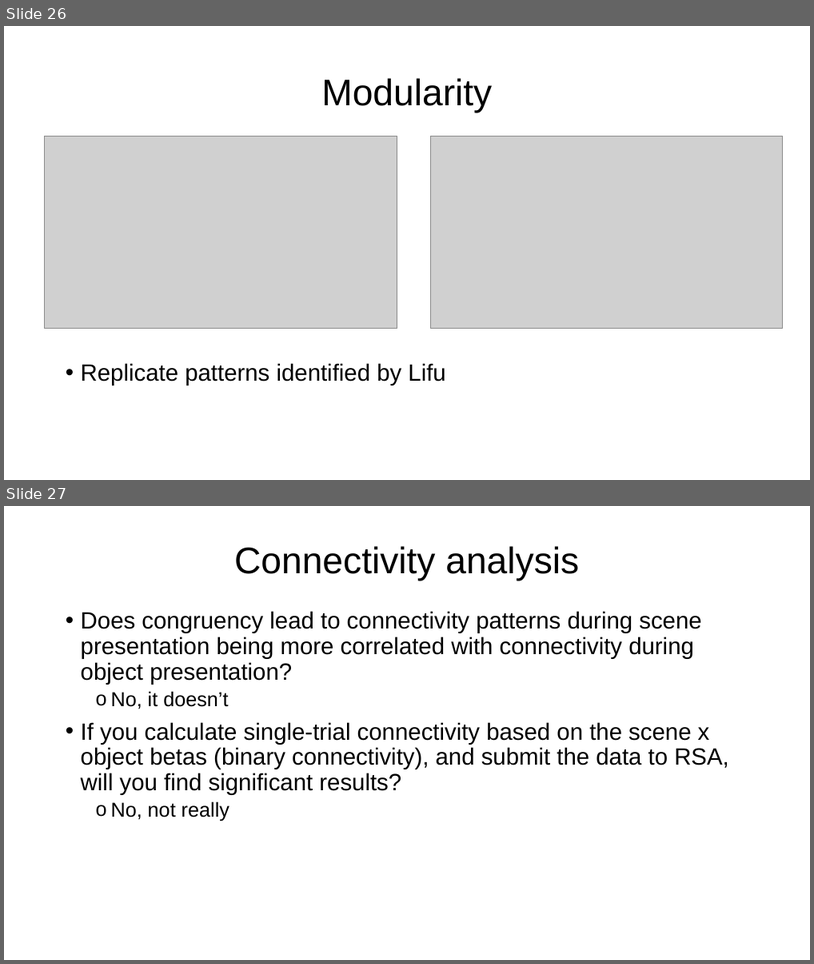
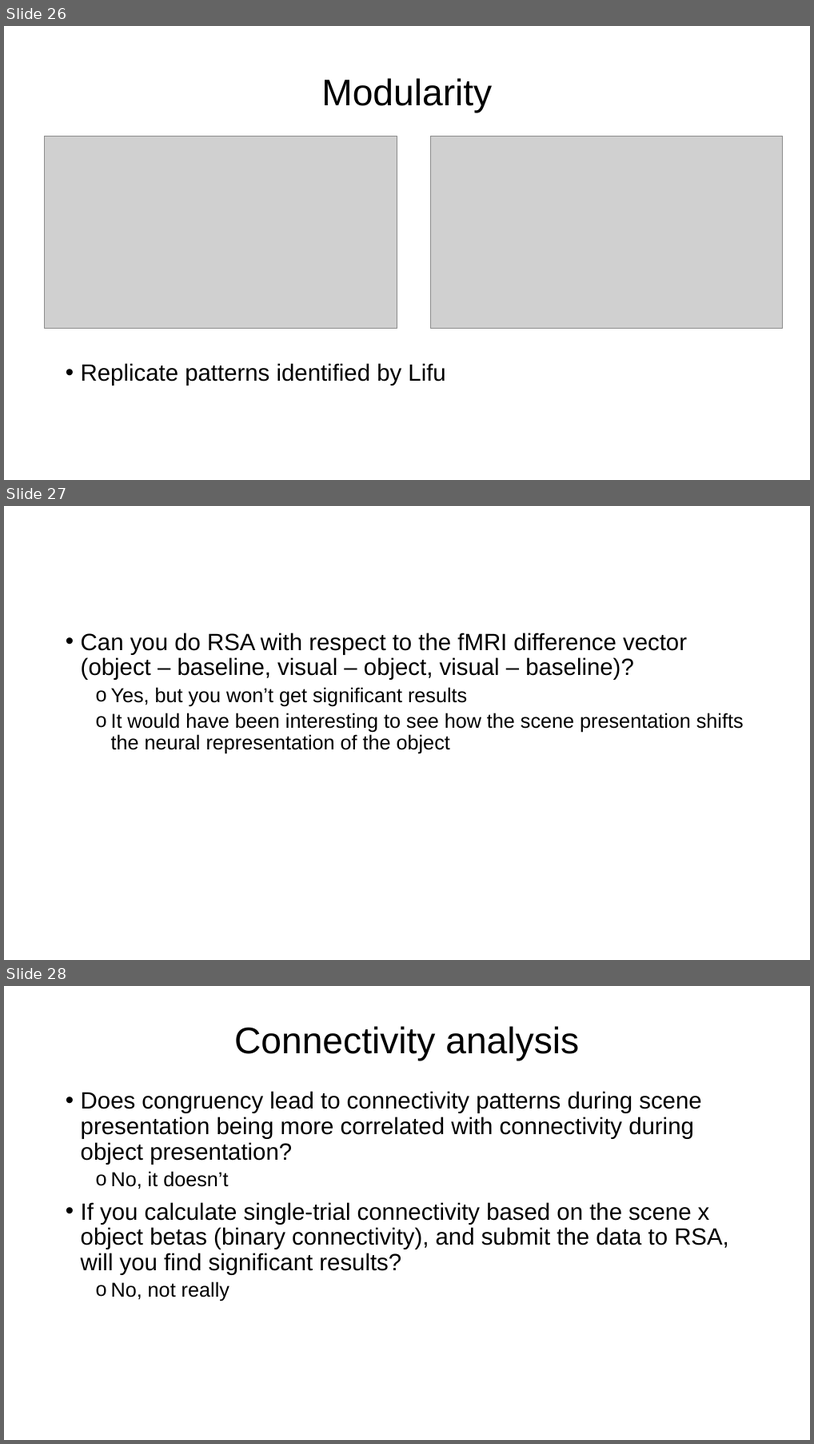
Before and after one commit to paulcbogdan/SchemeRep_PB, a slide deck: docs/SchemeRep_PB_Sep29.pptx. Shown one above the other, each under a label of ours: slides 26 and 27 before the commit, slides 26, 27 and 28 after it. The pictures are 814x964 and 814x1444 pixels, drawn with LibreOffice and Linux fonts; fonts in the diff are those of the drawing; grey boxes stand for pictures. Boxes give left, top, right and bottom in pixels: in the first picture for what was removed or moved away, otherwise in the second. Text is boxed around its words. In the diff, an @@ line names an element or a change of style, - is before the commit and + after.

Commit message:
did more things, like the fMRI difference vector. i also setup surface plotting

```diff
--- a/docs/SchemeRep_PB_Sep29.pptx
+++ b/docs/SchemeRep_PB_Sep29.pptx
@@ slide 27 added at (x1=4, y1=506, x2=810, y2=960), background #FFFFFF @@
@@ text added at (x1=81, y1=632, x2=744, y2=754), 24 pt, text #000000 @@
+• Can you do RSA with respect to the fMRI difference vector (object – baseline, visual – object, visual – baseline)?
+  o Yes, but you won’t get significant results
+  o It would have been interesting to see how the scene presentation shifts the neural representation of the object
@@ what was slide 27 is now slide 28 @@
```
Also in this commit, not shown: 7 other files.
